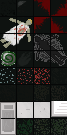
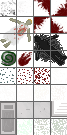
Layered file, before and after one edit (w=67, h=135). Changes by layer:
hid "Hintergrund" over box(0, 0, 67, 135)
